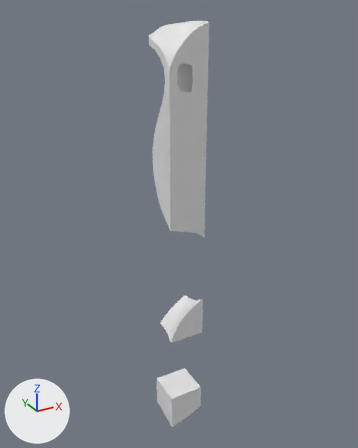
The glTF model assets/terrain/surface_pieces/surf_37_8.glb as it was, and as the next commit left it.
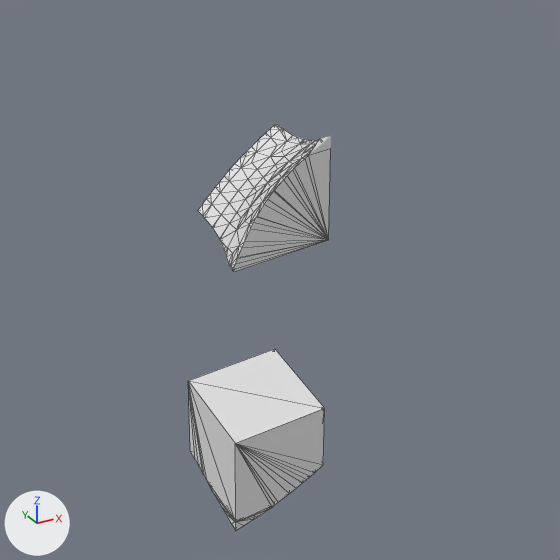
Each version appears first whole from a 50 mm lens placed at (48.7, 14.9, -2.2), pointed at (78.2, 68.6, -29.0), and next in a close-up on the part from 27% to 78% of the width and 57% to 98% of the height. The lights are fixed; the arrows at lower left show +X, +Y and +Z. The older version's two pictures come first. The close-ups show mesh edges as thin lines. Where no turn or scale is listed for an object, it has been applied to the vertices.

The first close-up shows 'layer_11', 'layer_8' and 2 more.
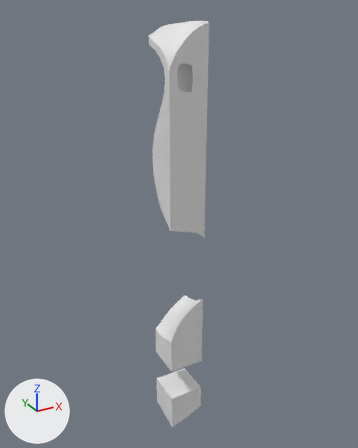
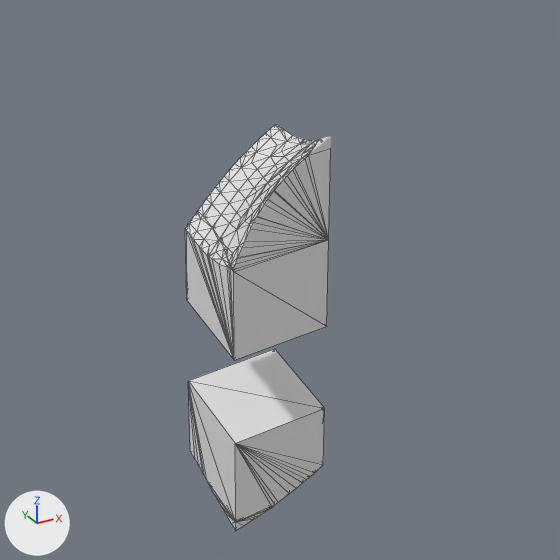
Pixel boxes (x1, y1, x2, y2) of what changed, in the close-ups (560 x 560 px):
'layer_9', added
    after: (185, 211, 329, 360)

The edits, one by one:
Mesh me_layer_9 is new.
It has 48 vertices, 92 faces and spans x 75.0..80.0, y 65.0..70.0, z -50.0..-45.0.
Object 'layer_9' (ob_layer_9) is new; it shows me_layer_9.
Its location is (0.0, 0.0, 0.0).
